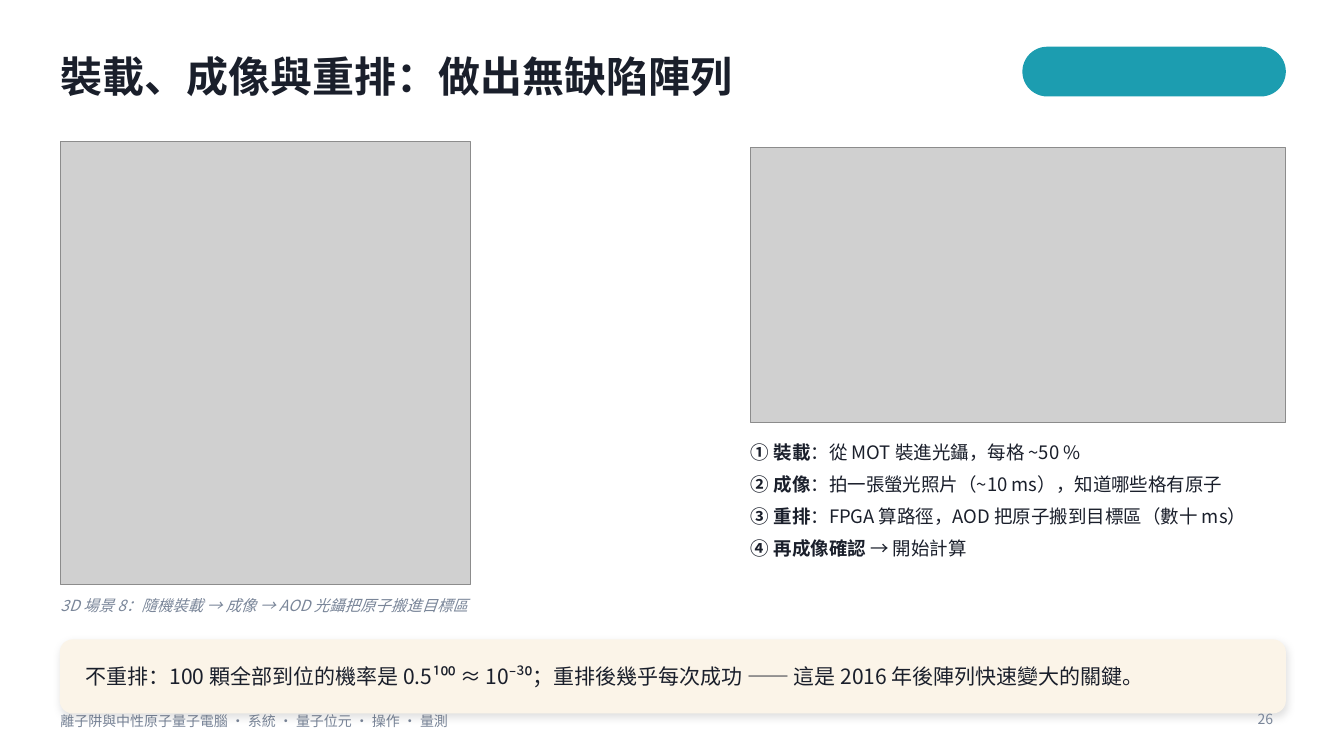
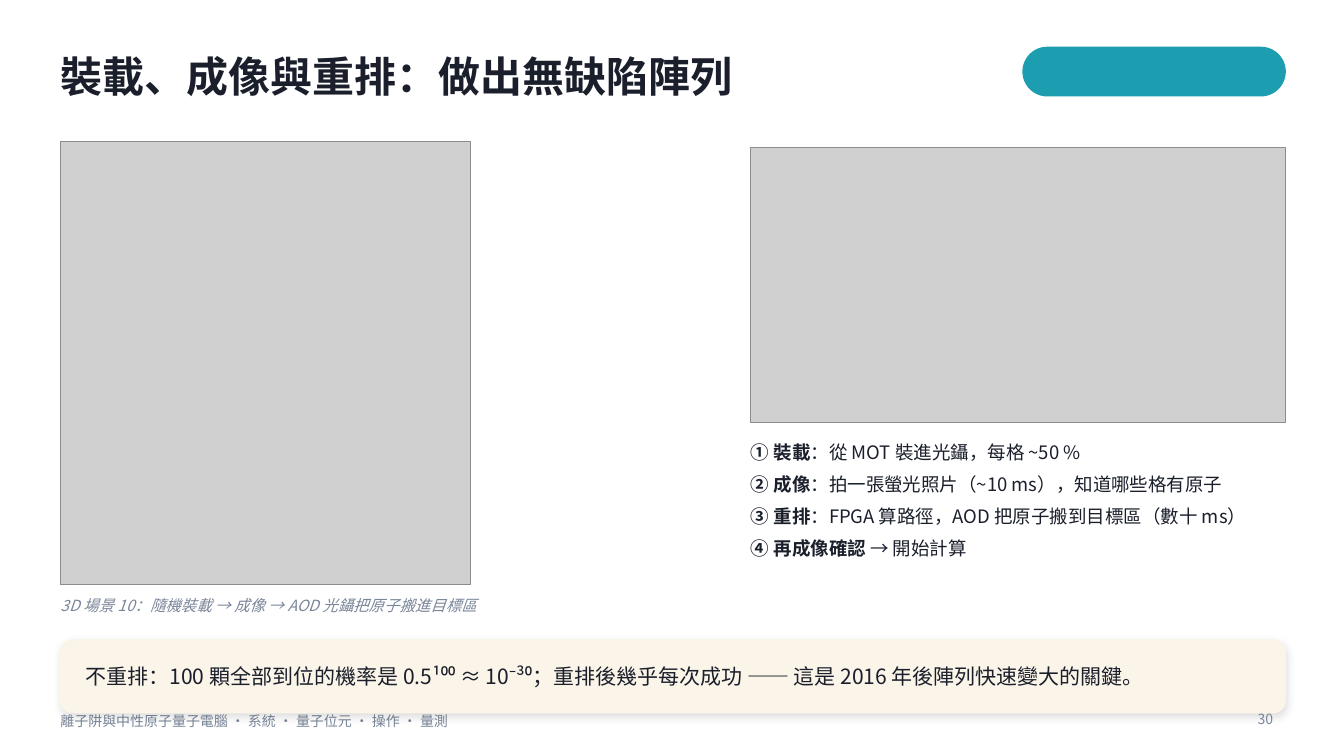
Before and after one commit to pcpcchen-coder/QuantumComputing, a slide deck: slide 30 of slides/Ion_NeutralAtom_Talk.pptx (slide 26 before the commit). Drawn at 1344x756 pixels with LibreOffice and Linux fonts; fonts in the diff are those of the drawing; grey boxes stand for pictures. Boxes give left, top, right and bottom in pixels: in the first picture for what was removed or moved away, otherwise in the second. Text is boxed around its words. In the diff, an @@ line names an element or a change of style, - is before the commit and + after.

```diff
--- a/slides/Ion_NeutralAtom_Talk.pptx
+++ b/slides/Ion_NeutralAtom_Talk.pptx
@@ text at [60, 598, 476, 612]: text changed @@
-3D 場景 8：隨機裝載 → 成像 → AOD 光鑷把原子搬進目標區
+3D 場景 10：隨機裝載 → 成像 → AOD 光鑷把原子搬進目標區
@@ page number at [1258, 713, 1274, 724]: text changed @@
-26
+30
```
Also in this commit, not shown: 12 other slides changed, 6 slides added, 36 other files.
